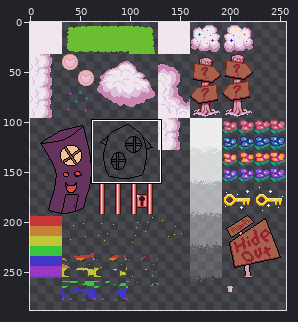
Sprite sheet: textures/dreamland.png. The first picture is a wide view before the edit; the outline marks the close-up.
Close-up. Before the commit:
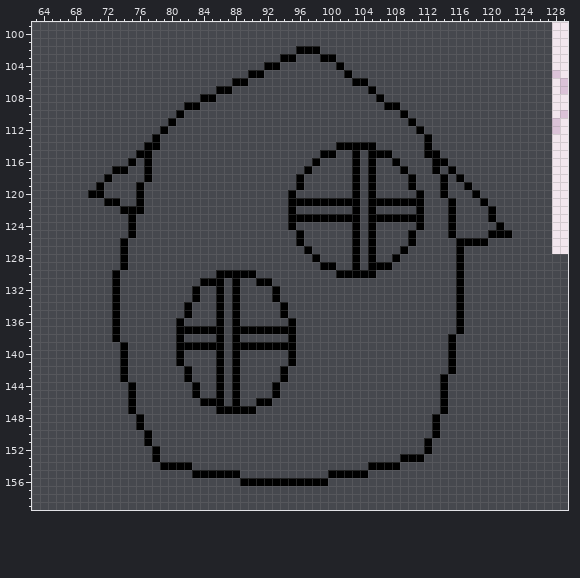
The file is 256x288 pixels. Pixels under 10% opacity are left out. Shown: x 63..129, y 99..159. The commit also changed other parts of the picture, which this record leaves out.
After:
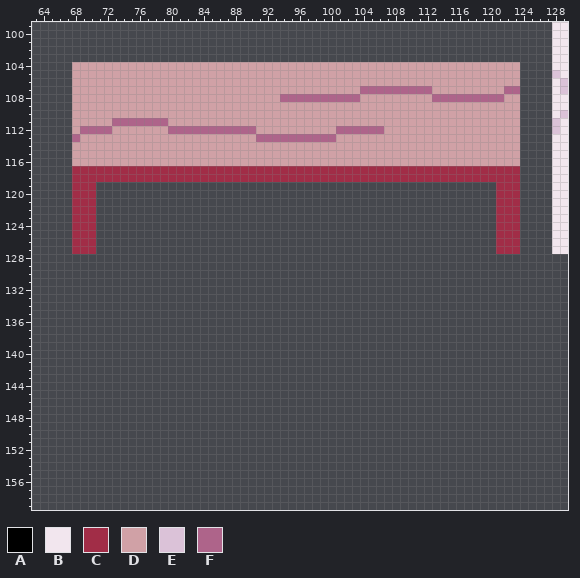
Palette (. is transparent): A #000000  B #f2e6ee  C #a12d47  D #d0a1a6  E #dbc2d8  F #ae648a
Difference:
@@ x 63..129 @@
 101 .................................................................BB
-102 .................................AAA.............................BB
-103 ...............................AA...AA...........................BB
-104 .............................AA.......A..........................BB
-105 ...........................AA..........A.........................EB
-106 .........................AA.............AA.......................BE
-107 .......................AA.................A......................BE
-108 .....................AA....................A.....................BB
-109 ...................AA.......................AA...................BB
-110 ..................A...........................A..................BE
-111 .................A.............................A.................EB
-112 ................A...............................A................EB
-113 ...............A.................................A...............BB
-114 ..............AA......................AAAAA......A...............BB
-115 .............AA.....................AA..A.AAA....AA..............BB
-116 ............A.A....................A....A.A..A....AA.............BB
-117 ..........AA..A...................A.....A.A...A...A.A............BB
-118 .........A....A..................A......A.A....A...A.A...........BB
-119 ........A....A...................A......A.A....A...A..A..........BB
-120 .......AA....A..................A.......A.A.....A..A...A.........BB
-121 .........AA..A..................AAAAAAAAA.AAAAAAA...A...A........BB
-122 ...........AAA..................A.......A.A.....A...A....A.......BB
-123 ............A...................AAAAAAAAA.AAAAAAA...A....A.......BB
-124 ............A...................A.......A.A.....A...A.....A......BB
-125 ............A....................A......A.A....A....A....AAA.....BB
-126 ...........A.....................A......A.A....A.....AAAA........BB
-127 ...........A......................A.....A.A...A......A...........BB
-128 ...........A.......................A....A.A..A.......A.............
-129 ...........A........................AA..A.AAA........A.............
-130 ..........A............AAAAA..........AAAAA..........A.............
-131 ..........A..........AAA.A..AA.......................A.............
-132 ..........A.........A..A.A....A......................A.............
-133 ..........A.........A..A.A....A......................A.............
-134 ..........A........A...A.A.....A.....................A.............
-135 ..........A........A...A.A.....A.....................A.............
-136 ..........A.......A....A.A......A....................A.............
-137 ..........A.......AAAAAA.AAAAAAAA....................A.............
-138 ..........A.......A....A.A......A...................A..............
-139 ...........A......AAAAAA.AAAAAAAA...................A..............
-140 ...........A......A....A.A......A...................A..............
-141 ...........A......A....A.A......A...................A..............
-142 ...........A.......A...A.A.....A....................A..............
-143 ...........A.......A...A.A.....A...................A...............
-144 ............A.......A..A.A....A....................A...............
-145 ............A.......A..A.A....A....................A...............
-146 ............A........AAA.A..AA.....................A...............
-147 ............A..........AAAAA.......................A...............
-148 .............A....................................A................
-149 .............A....................................A................
-150 ..............A...................................A................
-151 ..............A..................................A.................
-152 ...............A.................................A.................
-153 ...............A..............................AAA..................
-154 ................AAAA......................AAAA.....................
-155 ....................AAAAAA...........AAAAA.........................
-156 ..........................AAAAAAAAAAA..............................
+102 .................................................................BB
+103 .................................................................BB
+104 .....DDDDDDDDDDDDDDDDDDDDDDDDDDDDDDDDDDDDDDDDDDDDDDDDDDDDDDDD....BB
+105 .....DDDDDDDDDDDDDDDDDDDDDDDDDDDDDDDDDDDDDDDDDDDDDDDDDDDDDDDD....EB
+106 .....DDDDDDDDDDDDDDDDDDDDDDDDDDDDDDDDDDDDDDDDDDDDDDDDDDDDDDDD....BE
+107 .....DDDDDDDDDDDDDDDDDDDDDDDDDDDDDDDDDDDDFFFFFFFFFDDDDDDDDDFF....BE
+108 .....DDDDDDDDDDDDDDDDDDDDDDDDDDFFFFFFFFFFDDDDDDDDDFFFFFFFFFDD....BB
+109 .....DDDDDDDDDDDDDDDDDDDDDDDDDDDDDDDDDDDDDDDDDDDDDDDDDDDDDDDD....BB
+110 .....DDDDDDDDDDDDDDDDDDDDDDDDDDDDDDDDDDDDDDDDDDDDDDDDDDDDDDDD....BE
+111 .....DDDDDFFFFFFFDDDDDDDDDDDDDDDDDDDDDDDDDDDDDDDDDDDDDDDDDDDD....EB
+112 .....DFFFFDDDDDDDFFFFFFFFFFFDDDDDDDDDDFFFFFFDDDDDDDDDDDDDDDDD....EB
+113 .....FDDDDDDDDDDDDDDDDDDDDDDFFFFFFFFFFDDDDDDDDDDDDDDDDDDDDDDD....BB
+114 .....DDDDDDDDDDDDDDDDDDDDDDDDDDDDDDDDDDDDDDDDDDDDDDDDDDDDDDDD....BB
+115 .....DDDDDDDDDDDDDDDDDDDDDDDDDDDDDDDDDDDDDDDDDDDDDDDDDDDDDDDD....BB
+116 .....DDDDDDDDDDDDDDDDDDDDDDDDDDDDDDDDDDDDDDDDDDDDDDDDDDDDDDDD....BB
+117 .....CCCCCCCCCCCCCCCCCCCCCCCCCCCCCCCCCCCCCCCCCCCCCCCCCCCCCCCC....BB
+118 .....CCCCCCCCCCCCCCCCCCCCCCCCCCCCCCCCCCCCCCCCCCCCCCCCCCCCCCCC....BB
+119 .....CCC..................................................CCC....BB
+120 .....CCC..................................................CCC....BB
+121 .....CCC..................................................CCC....BB
+122 .....CCC..................................................CCC....BB
+123 .....CCC..................................................CCC....BB
+124 .....CCC..................................................CCC....BB
+125 .....CCC..................................................CCC....BB
+126 .....CCC..................................................CCC....BB
+127 .....CCC..................................................CCC....BB
+128 ...................................................................
+129 ...................................................................
+130 ...................................................................
+131 ...................................................................
+132 ...................................................................
+133 ...................................................................
+134 ...................................................................
+135 ...................................................................
+136 ...................................................................
+137 ...................................................................
+138 ...................................................................
+139 ...................................................................
+140 ...................................................................
+141 ...................................................................
+142 ...................................................................
+143 ...................................................................
+144 ...................................................................
+145 ...................................................................
+146 ...................................................................
+147 ...................................................................
+148 ...................................................................
+149 ...................................................................
+150 ...................................................................
+151 ...................................................................
+152 ...................................................................
+153 ...................................................................
+154 ...................................................................
+155 ...................................................................
+156 ...................................................................
 157 ...................................................................
Pixel boxes of the changes (left, top, right, bottom) in both close-ups:
changed: (72, 46, 520, 486)
